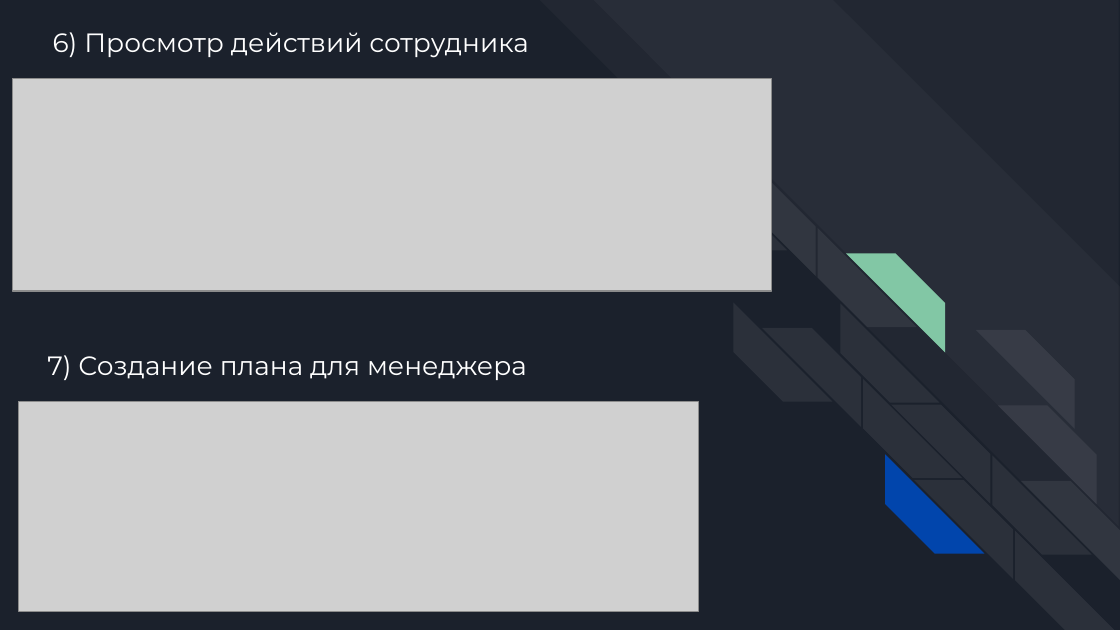
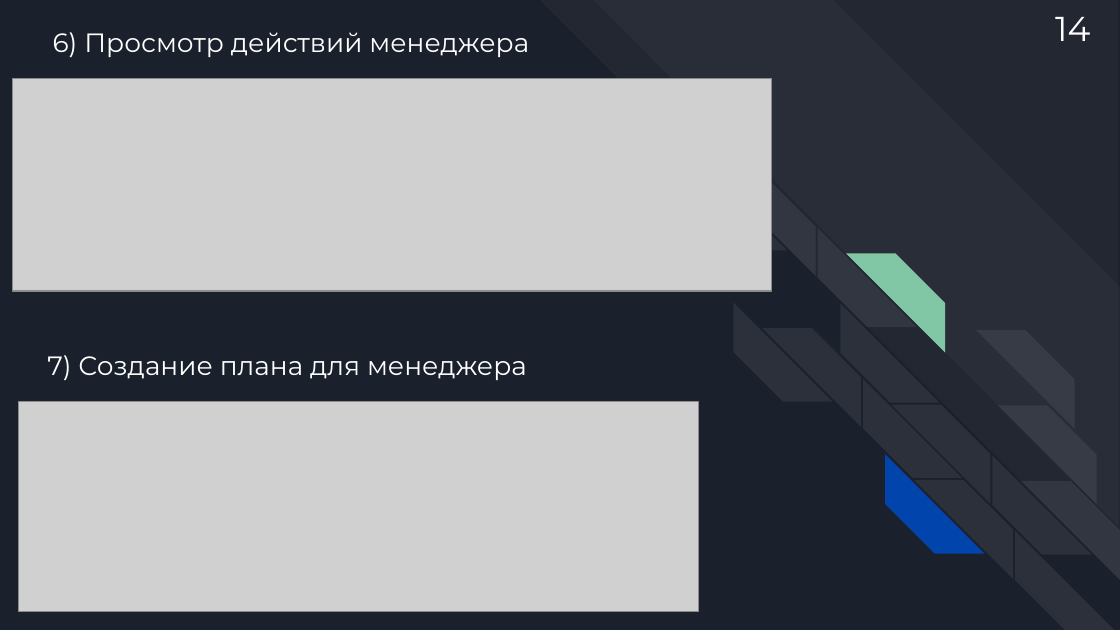
Before and after one commit to barKoZZeR/Diplom_project, a slide deck: slide 14 of Презентация дипломного проекта (Кашин С.И.).pptx. Drawn at 1120x630 pixels with LibreOffice and Linux fonts; fonts in the diff are those of the drawing; grey boxes stand for pictures. Boxes give left, top, right and bottom in pixels: in the first picture for what was removed or moved away, otherwise in the second. Text is boxed around its words. In the diff, an @@ line names an element or a change of style, - is before the commit and + after.

```diff
--- a/Презентация дипломного проекта (Кашин С.И.).pptx
+++ b/Презентация дипломного проекта (Кашин С.И.).pptx
@@ text added at box(1055, 17, 1090, 41), 22.2 pt, text #FFFFFF @@
+14
@@ title at box(53, 32, 529, 57): text changed @@
-6) Просмотр действий сотрудника
+6) Просмотр действий менеджера
```
Also in this commit, not shown: 19 other slides changed, 1 slide added.
